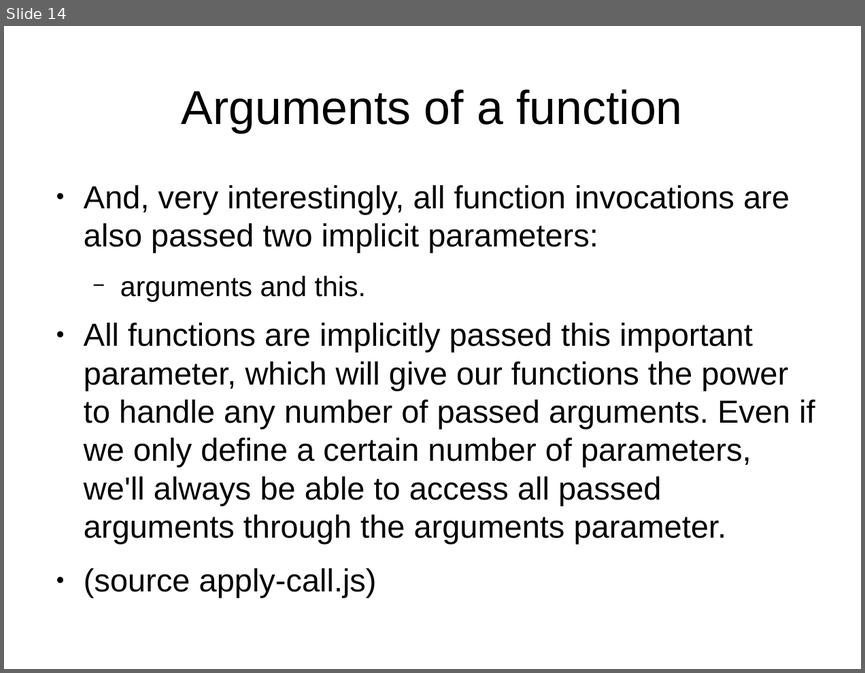
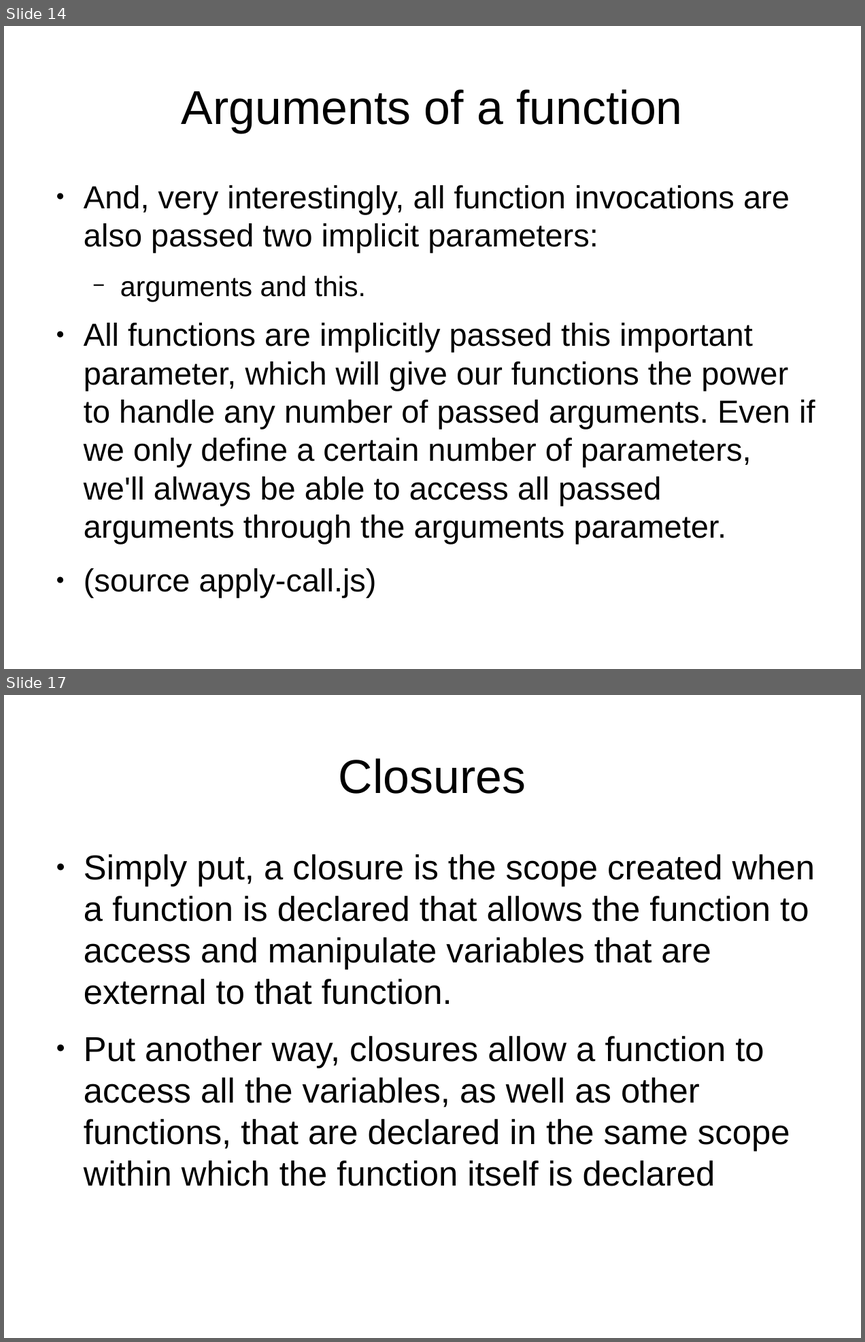
Before and after one commit to tomafc330/presentations, a slide deck: advanced-javascript/presentation.odp. Shown one above the other, each under a label of ours: slide 14 before the commit, slides 14 and 17 after it; the slides between them are not shown. The pictures are 865x673 and 865x1342 pixels, drawn with LibreOffice and Linux fonts; fonts in the diff are those of the drawing. Boxes give left, top, right and bottom in pixels: in the first picture for what was removed or moved away, otherwise in the second. Text is boxed around its words. In the diff, an @@ line names an element or a change of style, - is before the commit and + after.

```diff
--- a/advanced-javascript/presentation.odp
+++ b/advanced-javascript/presentation.odp
@@ slide 17 added at (4,695,861,1338), background #FFFFFF @@
@@ title added at (339,758,526,794), 44 pt, text #000000 @@
+Closures
@@ text added at (84,854,815,1186), 32 pt, text #000000 @@
+● Simply put, a closure is the scope created when a function is declared that allows the function to access and manipulate variables that are external to that function.
+● Put another way, closures allow a function to access all the variables, as well as other functions, that are declared in the same scope within which the function itself is declared
```
Also in this commit, not shown: 3 other slides added, 1 slide removed, 10 other files.
